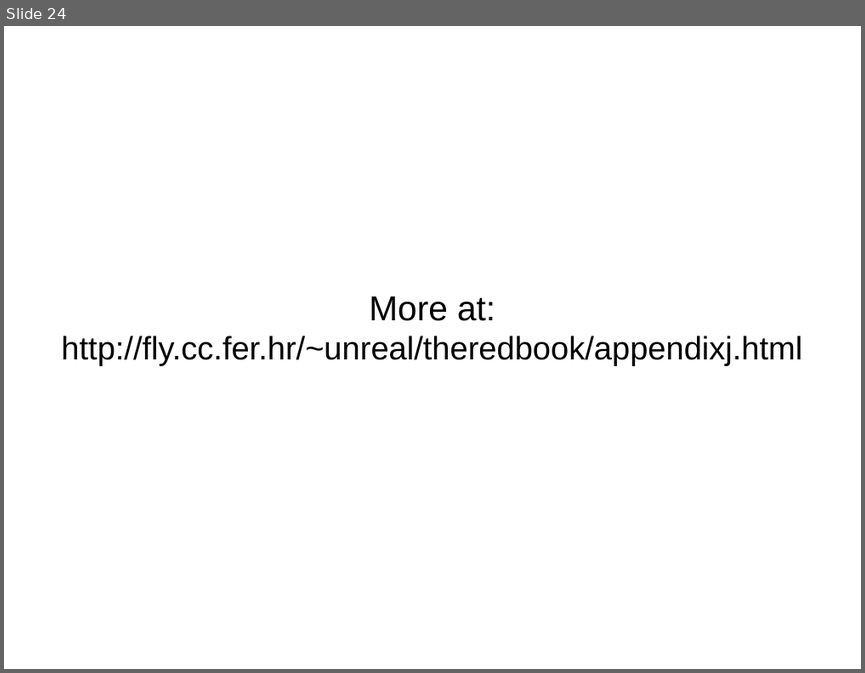
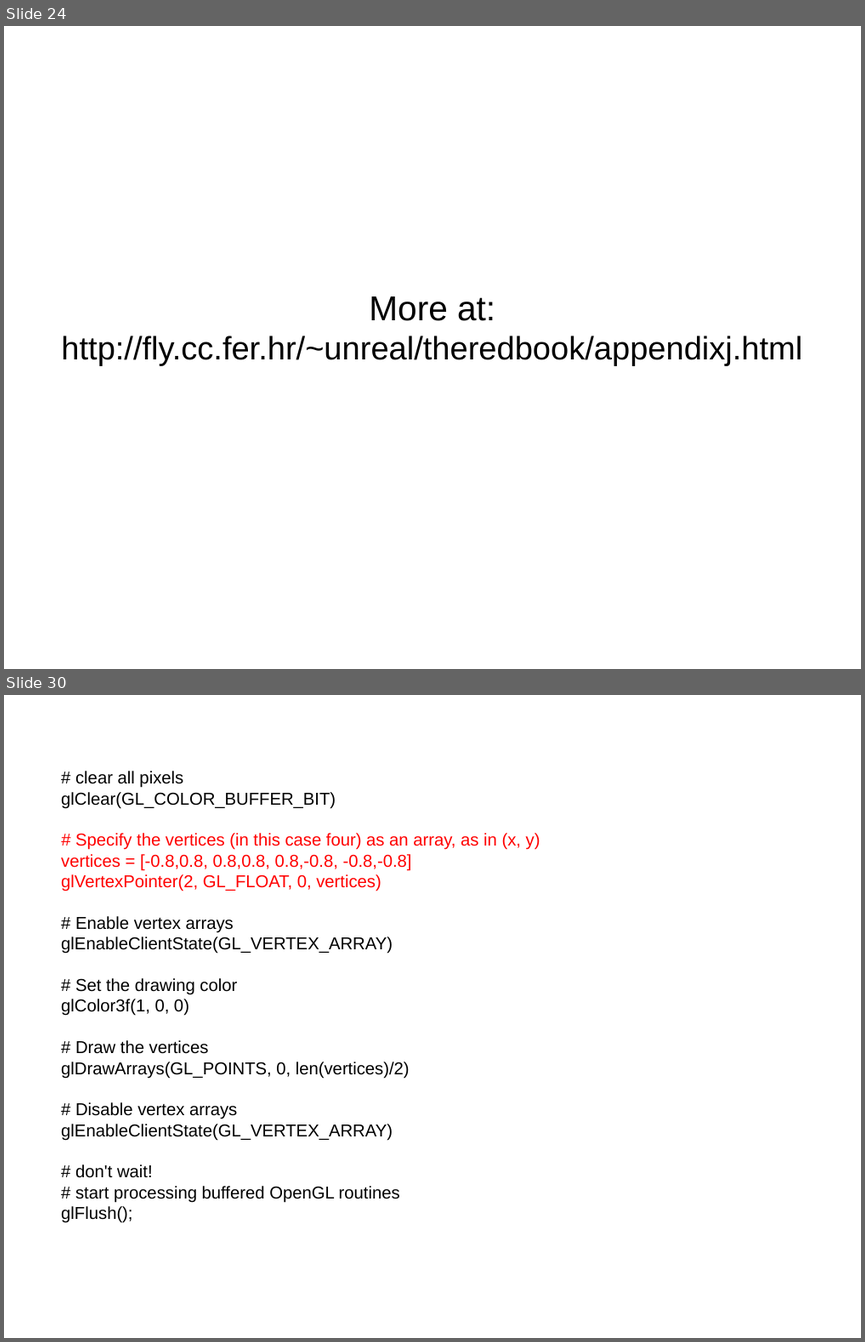
Before and after one commit to plumenator/code, a slide deck: opengl/tutorial/OpenGL Tutorial.odp. Shown one above the other, each under a label of ours: slide 24 before the commit, slides 24 and 30 after it; the slides between them are not shown. The pictures are 865x673 and 865x1342 pixels, drawn with LibreOffice and Linux fonts; fonts in the diff are those of the drawing. Boxes give left, top, right and bottom in pixels: in the first picture for what was removed or moved away, otherwise in the second. Text is boxed around its words. In the diff, an @@ line names an element or a change of style, - is before the commit and + after.

```diff
--- a/opengl/tutorial/OpenGL Tutorial.odp
+++ b/opengl/tutorial/OpenGL Tutorial.odp
@@ slide 30 added at [4,695,861,1338], background #FFFFFF @@
@@ subtitle added at [61,771,540,1223], 16 pt, text #000000 @@
+# clear all pixels
+glClear(GL_COLOR_BUFFER_BIT)
+# Specify the vertices (in this case four) as an array, as in (x, y)
+vertices = [-0.8,0.8, 0.8,0.8, 0.8,-0.8, -0.8,-0.8]
+glVertexPointer(2, GL_FLOAT, 0, vertices)
+# Enable vertex arrays
+glEnableClientState(GL_VERTEX_ARRAY)
+# Set the drawing color
+glColor3f(1, 0, 0)
+# Draw the vertices
+glDrawArrays(GL_POINTS, 0, len(vertices)/2)
+# Disable vertex arrays
+glEnableClientState(GL_VERTEX_ARRAY)
+# don't wait!
+# start processing buffered OpenGL routines
+glFlush();
```
Also in this commit, not shown: 18 other slides added, 1 slide removed.
